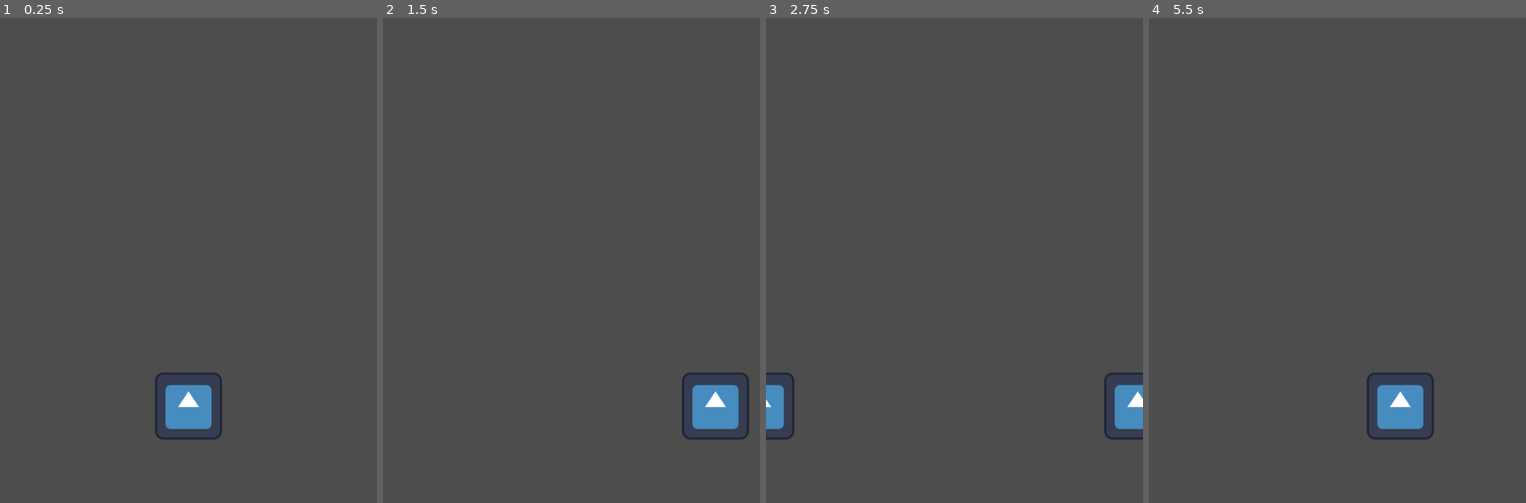
Above: before the commit, frames 1-4 (left to right).
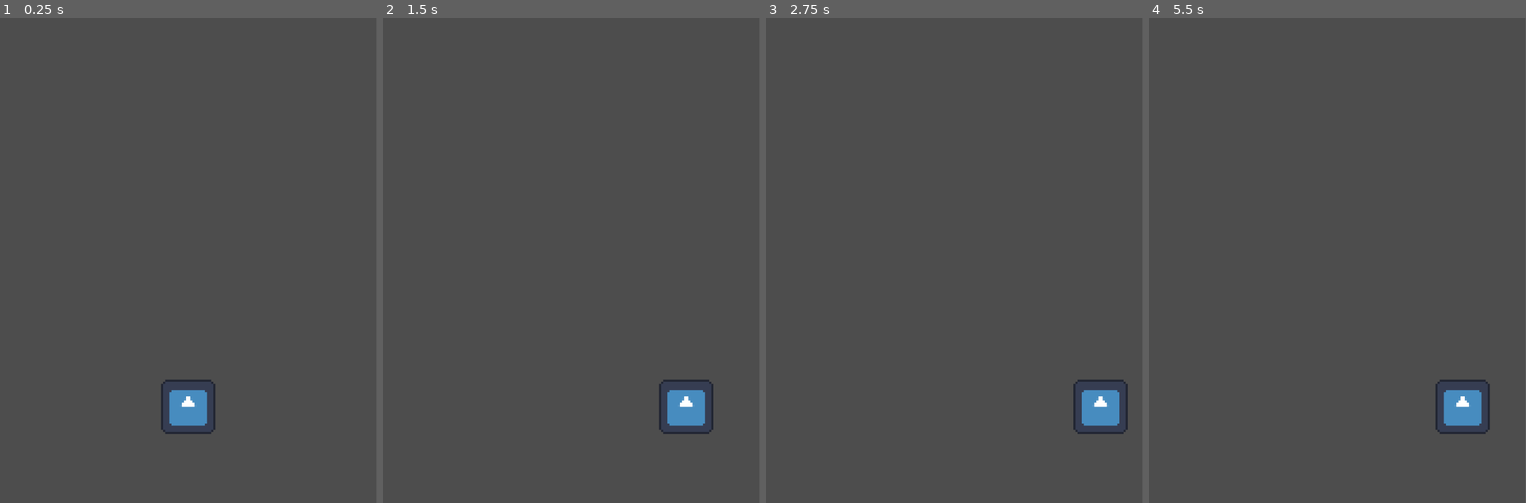
Above: after the commit, the same moments.

Repository: PwnNubs/space-shooter
Game: Godot game, scene res://test_level.tscn
Same seed, same stepped clock (60 frames per second), same inputs: the game is played once before the commit and once after it. Before the commit the project starts from res://player.tscn. The engine's default icon, where the game draws it, is replaced by a stand-in: a white triangle on a blue panel in a dark square.
Inputs:
- Up to frame 1 (0.25 s): no input
- Up to frame 2 (1.5 s): tap Enter at 0.5 s; hold D (move_right) 0.53-1.28 s; hold A (move_left) from 1.28 s (still down)
- Up to frame 3 (2.75 s): release A (move_left) at 2.03 s; hold D (move_right) from 2.03 s (still down)
- Up to frame 4 (5.5 s): release D (move_right) at 2.78 s; hold W (move_up) 2.78-3.53 s; hold A (move_left) from 3.53 s (still down)
The window is 622x800 before the commit and 621x800 after it. Grey fills any space a smaller window leaves; there, only what the larger window draws over its background counts as a difference.

The runs differ from the first frame. In frame 1, 1.0% of the frame differs, in the area x 41-59%, y 73-87%; in frame 2, 1.8%; in frame 3, 2.1%; in frame 4, 2.4%, in the area x 57-91%, y 73-87%.

Commit message:
Setup pixel viewport 4:1 pixels

Diff:
--- a/player.gd
+++ b/player.gd
@@ -1,14 +1,14 @@
 extends Node2D
 
-var world_speed := 200.0 # rate at which things move towards bottom of screen
-var speed := 500.0 # player's speed
+var world_speed := 40.0 # rate at which things move towards bottom of screen
+var speed := 100.0 # player's speed
 var min_y := 0.20
 var max_y := 0.80
 
 @onready var screen_size := get_viewport_rect().size
 @onready var player_size: Vector2 = $Area2D/Sprite2D.get_rect().size * $Area2D/Sprite2D.global_scale
 
-@onready var dopple := $Area2D.duplicate(2)
+@onready var dopple := $Area2D.duplicate()
 
 func _ready():
 	# Set starting position
@@ -19,6 +19,9 @@
 	add_child(dopple)
 
 func _process(delta):
+	process_movement(delta)
+
+func process_movement(delta):
 	var velocity := Vector2.ZERO
 
 	# Get Input
--- a/player.tscn
+++ b/player.tscn
@@ -9,4 +9,5 @@
 [node name="Area2D" type="Area2D" parent="."]
 
 [node name="Sprite2D" type="Sprite2D" parent="Area2D"]
+scale = Vector2(0.2, 0.2)
 texture = ExtResource("2_i3pqv")
--- a/project.godot
+++ b/project.godot
@@ -11,14 +11,16 @@
 [application]
 
 config/name="Space Shooter"
-run/main_scene="uid://uub7hjanhibl"
+run/main_scene="uid://g3kdjfvp2obx"
 config/features=PackedStringArray("4.4", "Forward Plus")
 config/icon="res://icon.svg"
 
 [display]
 
 window/size/viewport_width=720
-window/size/viewport_height=926
+window/size/viewport_height=928
+window/stretch/mode="viewport"
+window/stretch/scale_mode="integer"
 
 [input]
 
@@ -46,3 +48,7 @@
 , Object(InputEventKey,"resource_local_to_scene":false,"resource_name":"","device":-1,"window_id":0,"alt_pressed":false …(186 unchanged characters)…
 ]
 }
+
+[rendering]
+
+2d/snap/snap_2d_transforms_to_pixel=true
--- /dev/null
+++ b/test_level.tscn
@@ -0,0 +1,20 @@
+[gd_scene load_steps=3 format=3 uid="uid://g3kdjfvp2obx"]
+
+[ext_resource type="PackedScene" uid="uid://uub7hjanhibl" path="res://player.tscn" id="1_gojnm"]
+
+[sub_resource type="ViewportTexture" id="ViewportTexture_gojnm"]
+viewport_path = NodePath("SubViewport")
+
+[node name="TestLevel" type="Node2D"]
+
+[node name="SubViewport" type="SubViewport" parent="."]
+snap_2d_transforms_to_pixel = true
+size = Vector2i(180, 232)
+
+[node name="Player" parent="SubViewport" instance=ExtResource("1_gojnm")]
+
+[node name="TextureRect" type="TextureRect" parent="."]
+texture_filter = 1
+offset_right = 720.0
+offset_bottom = 928.0
+texture = SubResource("ViewportTexture_gojnm")
